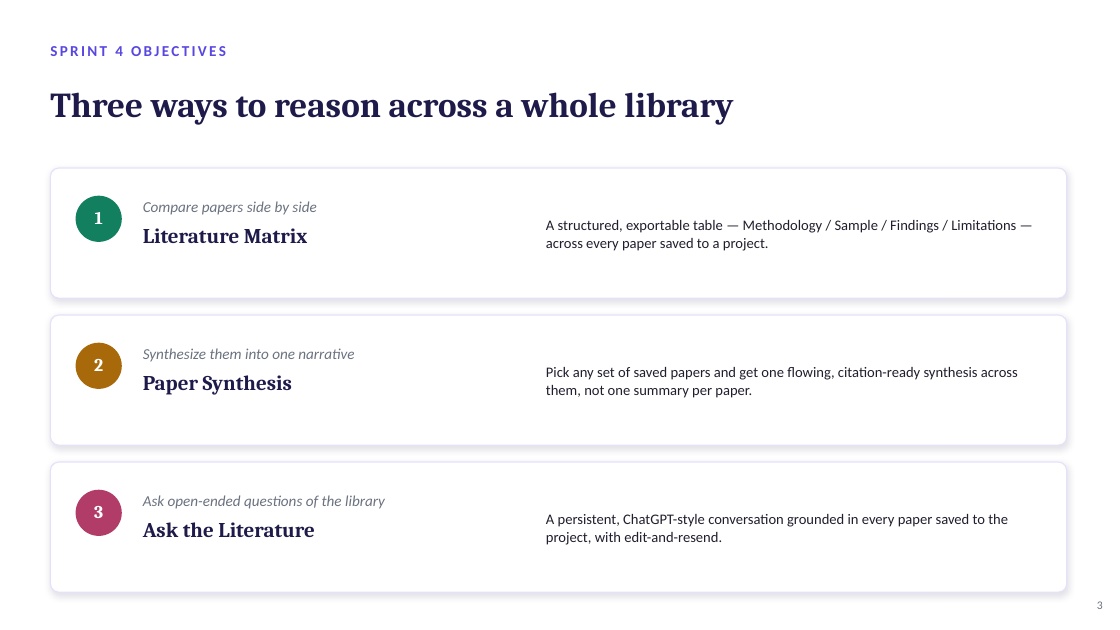
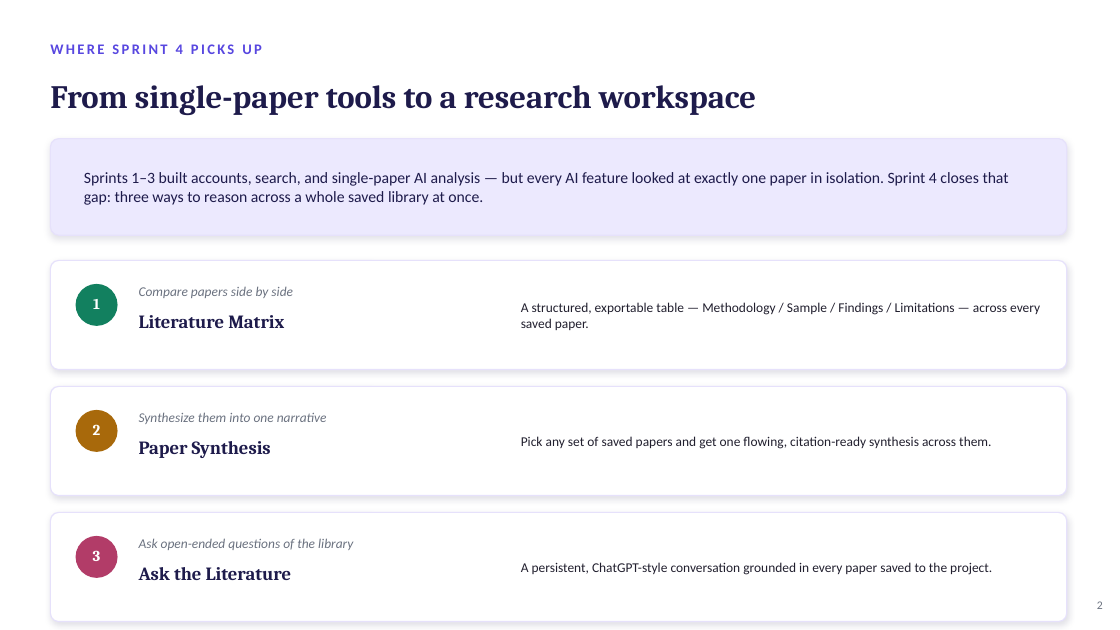
Before and after one commit to EmmanuelOrunta/researchlens-ai, a slide deck: slide 2 of presentations/ResearchLens_AI_Sprint4_Update.pptx (slide 3 before the commit). Drawn at 1120x630 pixels with LibreOffice and Linux fonts; fonts in the diff are those of the drawing. Boxes give left, top, right and bottom in pixels: in the first picture for what was removed or moved away, otherwise in the second. Text is boxed around its words. In the diff, an @@ line names an element or a change of style, - is before the commit and + after.

Commit message:
Update Sprint 4 presentation with latest findings and progress

```diff
--- a/presentations/ResearchLens_AI_Sprint4_Update.pptx
+++ b/presentations/ResearchLens_AI_Sprint4_Update.pptx
@@ text at [50,44,262,54]: text changed; size 13 to 12.5 pt @@
-SPRINT 4 OBJECTIVES
+WHERE SPRINT 4 PICKS UP
@@ text at [50,85,756,115]: text changed; size 30 to 28 pt @@
-Three ways to reason across a whole library
+From single-paper tools to a research workspace
@@ rounded rectangle added at [50,139,1067,235], fill #ECE9FE, outline #E6E1FB 1 pt @@
@@ text added at [84,172,1009,205], 13.5 pt, text #1E1B4B @@
+Sprints 1–3 built accounts, search, and single-paper AI analysis — but every AI feature looked at exactly one paper in isolation. Sprint 4 closes that gap: three ways to reason across a whole saved library at once.
@@ proportions changed in 3 elements at [50,513,1067,622], [50,386,1067,496], [50,260,1067,370] @@
@@ rounded rectangle: place and size @@
-rounded rectangle at [50,168,1067,298]
+rounded rectangle at [50,260,1067,370]
@@ size 15.4 to 13 pt in 3 elements at [93,550,101,561], [93,424,101,435], [93,299,100,309] @@
@@ text "1": place and size @@
-text "1" at [95,212,103,224]
+text "1" at [93,299,100,309]
@@ ellipse: place and size @@
-ellipse at [76,196,122,242]
+ellipse at [76,284,118,326]
@@ size 13 to 11.5 pt in 3 elements at [139,538,353,550], [139,412,327,424], [139,286,293,298] @@
@@ text "Compare papers side by side": place and size @@
-text "Compare papers side by side" at [143,201,316,215]
+text "Compare papers side by side" at [139,286,293,298]
@@ size 18 to 16 pt in 3 elements at [139,567,292,580], [139,441,271,458], [139,315,284,328] @@
@@ text "Literature Matrix": place and size @@
-text "Literature Matrix" at [143,228,307,243]
+text "Literature Matrix" at [139,315,284,328]
@@ text at [521,302,1040,330]: text changed; size 12.5 to 11.5 pt @@
-A structured, exportable table — Methodology / Sample / Findings / Limitations — across every paper saved to a project.
+A structured, exportable table — Methodology / Sample / Findings / Limitations — across every saved paper.
@@ rounded rectangle: place and size @@
-rounded rectangle at [50,315,1067,445]
+rounded rectangle at [50,386,1067,496]
@@ text "2": place and size @@
-text "2" at [94,359,103,371]
+text "2" at [93,424,101,435]
@@ ellipse: place and size @@
-ellipse at [76,343,122,389]
+ellipse at [76,410,118,452]
@@ text "Synthesize them into one narrative": place and size @@
-text "Synthesize them into one narrative" at [143,348,354,362]
+text "Synthesize them into one narrative" at [139,412,327,424]
@@ text "Paper Synthesis": place and size @@
-text "Paper Synthesis" at [143,375,292,395]
+text "Paper Synthesis" at [139,441,271,458]
@@ text at [521,436,991,449]: text changed; size 12.5 to 11.5 pt @@
-Pick any set of saved papers and get one flowing, citation-ready synthesis across them, not one summary per paper.
+Pick any set of saved papers and get one flowing, citation-ready synthesis across them.
@@ rounded rectangle: place and size @@
-rounded rectangle at [50,462,1067,592]
+rounded rectangle at [50,513,1067,622]
@@ text "3": place and size @@
-text "3" at [94,506,103,518]
+text "3" at [93,550,101,561]
@@ ellipse: place and size @@
-ellipse at [76,490,122,536]
+ellipse at [76,536,118,578]
@@ text "Ask open-ended questions of the ...": place and size @@
-text "Ask open-ended questions of the ..." at [143,495,385,509]
+text "Ask open-ended questions of the ..." at [139,538,353,550]
@@ text "Ask the Literature": place and size @@
-text "Ask the Literature" at [143,522,315,537]
+text "Ask the Literature" at [139,567,292,580]
@@ text at [521,562,992,575]: text changed; size 12.5 to 11.5 pt @@
-A persistent, ChatGPT-style conversation grounded in every paper saved to the project, with edit-and-resend.
+A persistent, ChatGPT-style conversation grounded in every paper saved to the project.
```
Also in this commit, not shown: 1 other slide changed, 3 slides added, 10 slides removed.
